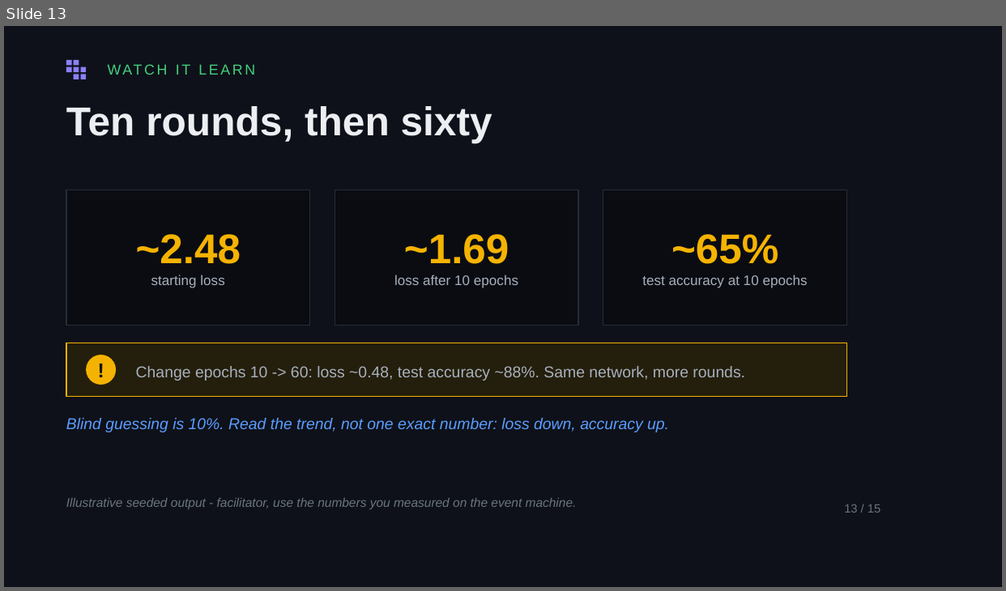
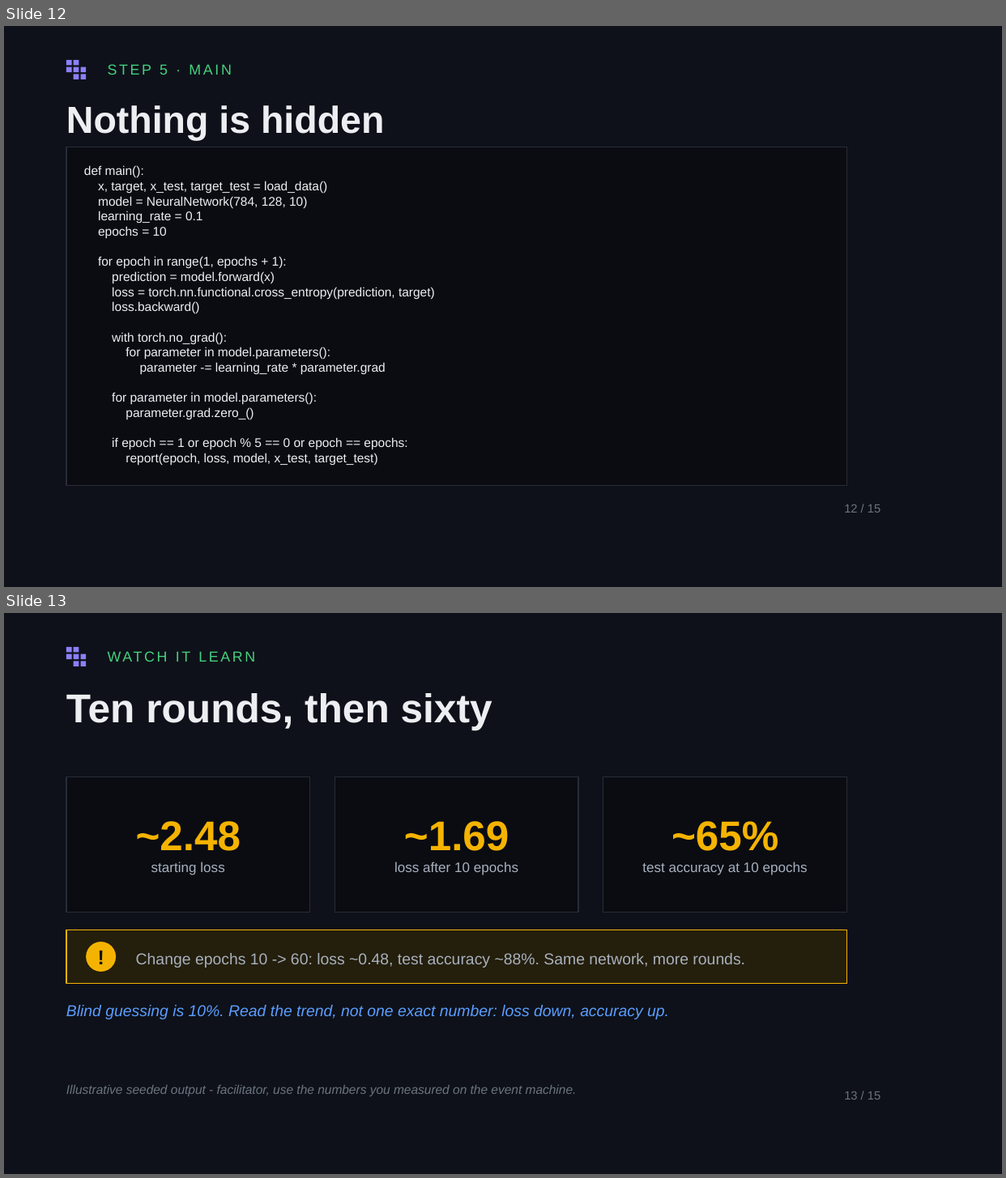
Before and after one commit to uh-pcs/Workshop3, a slide deck: slides/pcs-workshop-intro.pptx. Shown one above the other, each under a label of ours: slide 13 before the commit, slides 12 and 13 after it. The pictures are 1006x591 and 1006x1178 pixels, drawn with LibreOffice and Linux fonts; fonts in the diff are those of the drawing. Boxes give left, top, right and bottom in pixels: in the first picture for what was removed or moved away, otherwise in the second. Text is boxed around its words. In the diff, an @@ line names an element or a change of style, - is before the commit and + after.

Commit message:
Make the notebook mirror the slides step by step
The deck and the repo had genuinely diverged: slide 7 omitted
NeuralNetwork.parameters() even though Checkpoint 2 requires six tensors,
slide 9 showed bare 'train = ...' while the file had load_data() with
env-var handling, and main() and accuracy() were on no slide at all.
Students could not finish the file from what was on screen.

One source of truth now feeds all three surfaces:

- facilitator/parts/ holds one fragment per teaching step;
  facilitator/build_file.py concatenates them, and
  solution/mnist_network.py is generated from them.
- The notebook has five %%writefile STEP cells, each labelled with the
  slide it matches. Typing into a cell and running it writes that
  fragment; each checkpoint reassembles the file and runs it in a fresh
  process. No file panel, no separate save step, and every STEP cell
  prints a progress checklist so the room can see where it is.
- Slides 5, 7, 9 and 12 show those fragments verbatim, with STEP n
  kickers naming the cell to type into.

tests/test_slides_match_code.py fails if the deck, the facilitator guide,
and the students' file ever disagree again.

Also: report() moved out of the training loop (given to students) so
main() fits one slide legibly; dropped MNIST_TRAIN_LIMIT and the starter/
directory as extra drift sources.

```diff
--- a/slides/pcs-workshop-intro.pptx
+++ b/slides/pcs-workshop-intro.pptx
@@ slide 12 added at [4, 26, 1002, 587], background #0E1119 @@
@@ rectangle added at [66, 59, 72, 65], fill #8B80F9 @@
@@ rectangle added at [66, 66, 72, 72], fill #8B80F9 @@
@@ rectangle added at [74, 59, 79, 65], fill #8B80F9 @@
@@ rectangle added at [74, 66, 79, 72], fill #8B80F9 @@
@@ rectangle added at [74, 74, 79, 79], fill #8B80F9 @@
@@ rectangle added at [81, 66, 87, 72], fill #8B80F9 @@
@@ rectangle added at [81, 74, 87, 79], fill #8B80F9 @@
@@ text added at [108, 64, 232, 75], 11.5 pt, text #46D07E @@
+STEP 5 · MAIN
@@ text added at [66, 105, 384, 140], 30 pt, text #ECEEF2, bold @@
+Nothing is hidden
@@ rectangle added at [66, 148, 847, 486], fill #0A0C12, outline #272C38 0.74 pt @@
@@ text added at [84, 165, 435, 465], 10 pt, text #ECEEF2 @@
+def main():
+x, target, x_test, target_test = load_data()
+model = NeuralNetwork(784, 128, 10)
+learning_rate = 0.1
+epochs = 10
+for epoch in range(1, epochs + 1):
+prediction = model.forward(x)
+loss = torch.nn.functional.cross_entropy(prediction, target)
+loss.backward()
+with torch.no_grad():
+for parameter in model.parameters():
+parameter -= learning_rate * parameter.grad
+for parameter in model.parameters():
+parameter.grad.zero_()
+if epoch == 1 or epoch % 5 == 0 or epoch == epochs:
+report(epoch, loss, model, x_test, target_test)
@@ text added at [844, 505, 880, 513], 9.5 pt, text #6B7480 @@
+12 / 15
```
Also in this commit, not shown: 5 slides changed, 1 slide removed, 20 other files.
